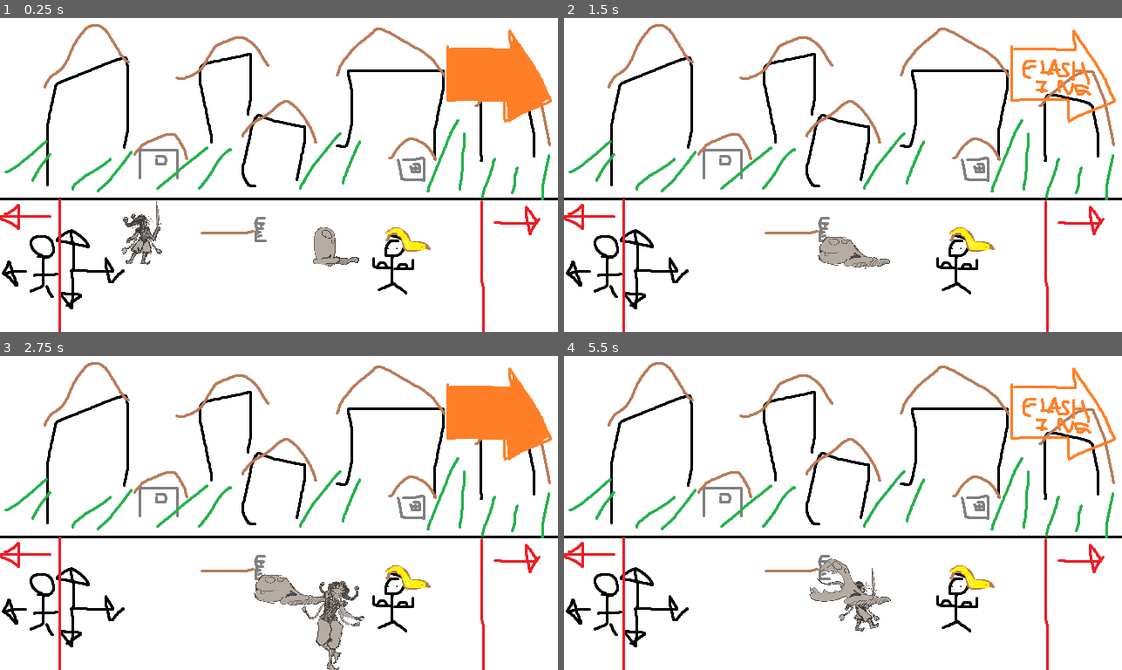
Above: before the commit, frames 1-4 (two rows, left to right).
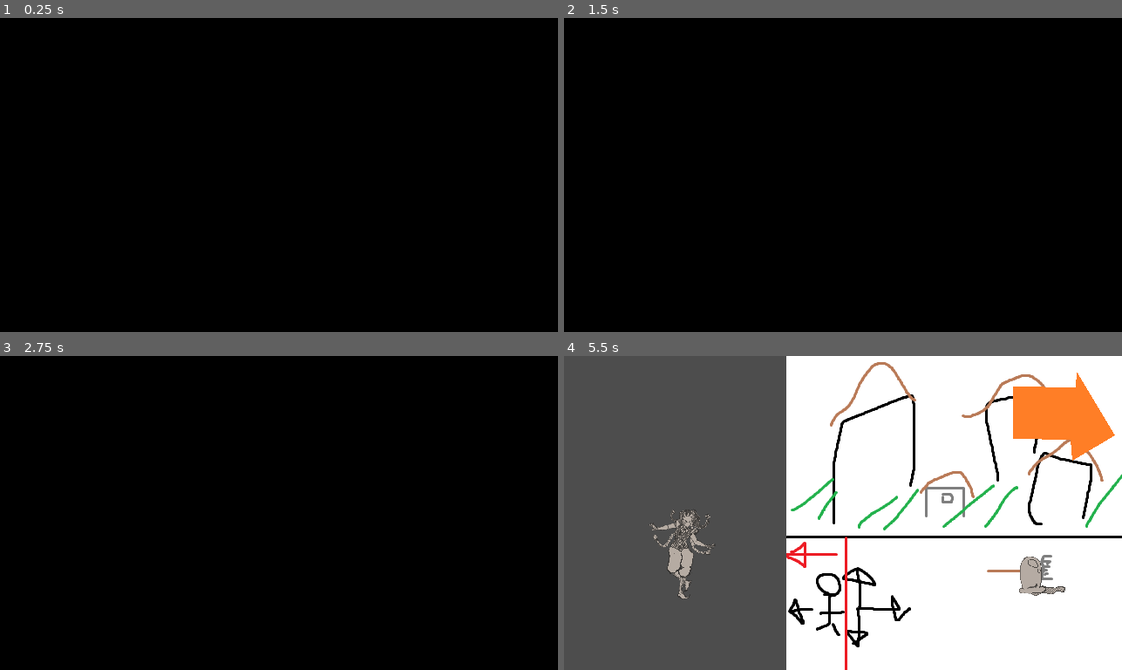
Above: after the commit, the same moments.

Repository: danielday-dev/UOP-GGJ-2024
Game: Godot game, scene res://Scenes/SplashScreen.tscn
Two runs of this game, one before a commit and one after it. Both use one fixed random seed, a clock stepped at 60 frames per second and the inputs below. Before the commit the project starts from res://Scenes/Stage1.tscn.
Inputs:
- Up to frame 1 (0.25 s): no input
- Up to frame 2 (1.5 s): hold D (move_right) 0.53-1.28 s; hold U (attack1) 0.53-1.28 s; hold S (move_down) from 1.28 s (still down); tap I (attack2) at 1.35 s
- Up to frame 3 (2.75 s): release S (move_down) at 2.03 s; hold D (move_right) from 2.03 s (still down); hold K (beans) from 2.03 s (still down)
- Up to frame 4 (5.5 s): release D (move_right) at 2.78 s; release K (beans) at 2.78 s; hold W (move_up) 2.78-3.53 s; tap J (dodge) at 2.85 s; hold U (attack1) 3.53-4.28 s; hold A (move_left) 3.53-5.03 s; tap I (attack2) at 4.35 s; hold S (move_down) from 5.03 s (still down); hold K (beans) from 5.03 s (still down)

The runs differ from the first frame. In frame 1, 97% of the frame differs, in the area x 0-100%, y 0-100%; in frame 2, 97%; in frame 3, 97%; in frame 4, 51%.

Commit message:
Splashscreen added.

Diff:
--- /dev/null
+++ b/Scenes/SplashScreen.tscn
@@ -0,0 +1,261 @@
+[gd_scene load_steps=38 format=3 uid="uid://uwbva82ispry"]
+
+[ext_resource type="Script" path="res://Source/SplashScreen.gd" id="1_ut3g5"]
+[ext_resource type="Texture2D" uid="uid://dfuw5sxvd3qtv" path="res://Resources/SplashScreen.png" id="2_6j36t"]
+
+[sub_resource type="AtlasTexture" id="AtlasTexture_dfruc"]
+atlas = ExtResource("2_6j36t")
+region = Rect2(0, 0, 640, 360)
+
+[sub_resource type="AtlasTexture" id="AtlasTexture_4pw1s"]
+atlas = ExtResource("2_6j36t")
+region = Rect2(640, 0, 640, 360)
+
+[sub_resource type="AtlasTexture" id="AtlasTexture_k7bvw"]
+atlas = ExtResource("2_6j36t")
+region = Rect2(1280, 0, 640, 360)
+
+[sub_resource type="AtlasTexture" id="AtlasTexture_vql75"]
+atlas = ExtResource("2_6j36t")
+region = Rect2(1920, 0, 640, 360)
+
+[sub_resource type="AtlasTexture" id="AtlasTexture_s0c6c"]
+atlas = ExtResource("2_6j36t")
+region = Rect2(2560, 0, 640, 360)
+
+[sub_resource type="AtlasTexture" id="AtlasTexture_h5vii"]
+atlas = ExtResource("2_6j36t")
+region = Rect2(3200, 0, 640, 360)
+
+[sub_resource type="AtlasTexture" id="AtlasTexture_jncnl"]
+atlas = ExtResource("2_6j36t")
+region = Rect2(3840, 0, 640, 360)
+
+[sub_resource type="AtlasTexture" id="AtlasTexture_lpdob"]
+atlas = ExtResource("2_6j36t")
+region = Rect2(4480, 0, 640, 360)
+
+[sub_resource type="AtlasTexture" id="AtlasTexture_8g75b"]
+atlas = ExtResource("2_6j36t")
+region = Rect2(5120, 0, 640, 360)
+
+[sub_resource type="AtlasTexture" id="AtlasTexture_c7c21"]
+atlas = ExtResource("2_6j36t")
+region = Rect2(5760, 0, 640, 360)
+
+[sub_resource type="AtlasTexture" id="AtlasTexture_6xwbi"]
+atlas = ExtResource("2_6j36t")
+region = Rect2(6400, 0, 640, 360)
+
+[sub_resource type="AtlasTexture" id="AtlasTexture_b4tt4"]
+atlas = ExtResource("2_6j36t")
+region = Rect2(7040, 0, 640, 360)
+
+[sub_resource type="AtlasTexture" id="AtlasTexture_nlqvq"]
+atlas = ExtResource("2_6j36t")
+region = Rect2(7680, 0, 640, 360)
+
+[sub_resource type="AtlasTexture" id="AtlasTexture_aljyl"]
+atlas = ExtResource("2_6j36t")
+region = Rect2(8320, 0, 640, 360)
+
+[sub_resource type="AtlasTexture" id="AtlasTexture_hqlty"]
+atlas = ExtResource("2_6j36t")
+region = Rect2(8960, 0, 640, 360)
+
+[sub_resource type="AtlasTexture" id="AtlasTexture_664mj"]
+atlas = ExtResource("2_6j36t")
+region = Rect2(9600, 0, 640, 360)
+
+[sub_resource type="AtlasTexture" id="AtlasTexture_l6g5n"]
+atlas = ExtResource("2_6j36t")
+region = Rect2(10240, 0, 640, 360)
+
+[sub_resource type="AtlasTexture" id="AtlasTexture_jjw7h"]
+atlas = ExtResource("2_6j36t")
+region = Rect2(10880, 0, 640, 360)
+
+[sub_resource type="AtlasTexture" id="AtlasTexture_a3ey7"]
+atlas = ExtResource("2_6j36t")
+region = Rect2(11520, 0, 640, 360)
+
+[sub_resource type="AtlasTexture" id="AtlasTexture_2g8wk"]
+atlas = ExtResource("2_6j36t")
+region = Rect2(12160, 0, 640, 360)
+
+[sub_resource type="AtlasTexture" id="AtlasTexture_4vcej"]
+atlas = ExtResource("2_6j36t")
+region = Rect2(12800, 0, 640, 360)
+
+[sub_resource type="AtlasTexture" id="AtlasTexture_bt1yd"]
+atlas = ExtResource("2_6j36t")
+region = Rect2(13440, 0, 640, 360)
+
+[sub_resource type="AtlasTexture" id="AtlasTexture_ybqqg"]
+atlas = ExtResource("2_6j36t")
+region = Rect2(14080, 0, 640, 360)
+
+[sub_resource type="AtlasTexture" id="AtlasTexture_m8yqv"]
+atlas = ExtResource("2_6j36t")
+region = Rect2(14720, 0, 640, 360)
+
+[sub_resource type="AtlasTexture" id="AtlasTexture_thyux"]
+atlas = ExtResource("2_6j36t")
+region = Rect2(15360, 0, 640, 360)
+
+[sub_resource type="AtlasTexture" id="AtlasTexture_0pmrw"]
+atlas = ExtResource("2_6j36t")
+region = Rect2(16000, 0, 640, 360)
+
+[sub_resource type="AtlasTexture" id="AtlasTexture_dtku2"]
+atlas = ExtResource("2_6j36t")
+region = Rect2(16640, 0, 640, 360)
+
+[sub_resource type="AtlasTexture" id="AtlasTexture_lcoyj"]
+atlas = ExtResource("2_6j36t")
+region = Rect2(17280, 0, 640, 360)
+
+[sub_resource type="AtlasTexture" id="AtlasTexture_sqi60"]
+atlas = ExtResource("2_6j36t")
+region = Rect2(17920, 0, 640, 360)
+
+[sub_resource type="AtlasTexture" id="AtlasTexture_tpkkp"]
+atlas = ExtResource("2_6j36t")
+region = Rect2(18560, 0, 640, 360)
+
+[sub_resource type="AtlasTexture" id="AtlasTexture_3275w"]
+atlas = ExtResource("2_6j36t")
+region = Rect2(19200, 0, 640, 360)
+
+[sub_resource type="AtlasTexture" id="AtlasTexture_nm5ey"]
+atlas = ExtResource("2_6j36t")
+region = Rect2(19840, 0, 640, 360)
+
+[sub_resource type="AtlasTexture" id="AtlasTexture_8ccw3"]
+atlas = ExtResource("2_6j36t")
+region = Rect2(20480, 0, 640, 360)
+
+[sub_resource type="AtlasTexture" id="AtlasTexture_4fc8v"]
+atlas = ExtResource("2_6j36t")
+region = Rect2(21120, 0, 640, 360)
+
+[sub_resource type="SpriteFrames" id="SpriteFrames_08mym"]
+animations = [{
+"frames": [{
+"duration": 1.0,
+"texture": SubResource("AtlasTexture_dfruc")
+}, {
+"duration": 1.0,
+"texture": SubResource("AtlasTexture_4pw1s")
+}, {
+"duration": 1.0,
+"texture": SubResource("AtlasTexture_k7bvw")
+}, {
+"duration": 1.0,
+"texture": SubResource("AtlasTexture_vql75")
+}, {
+"duration": 1.0,
+"texture": SubResource("AtlasTexture_s0c6c")
+}, {
+"duration": 1.0,
+"texture": SubResource("AtlasTexture_h5vii")
+}, {
+"duration": 1.0,
+"texture": SubResource("AtlasTexture_jncnl")
+}, {
+"duration": 1.0,
+"texture": SubResource("AtlasTexture_lpdob")
+}, {
+"duration": 1.0,
+"texture": SubResource("AtlasTexture_8g75b")
+}, {
+"duration": 1.0,
+"texture": SubResource("AtlasTexture_c7c21")
+}, {
+"duration": 1.0,
+"texture": SubResource("AtlasTexture_6xwbi")
+}, {
+"duration": 1.0,
+"texture": SubResource("AtlasTexture_b4tt4")
+}, {
+"duration": 1.0,
+"texture": SubResource("AtlasTexture_nlqvq")
+}, {
+"duration": 1.0,
+"texture": SubResource("AtlasTexture_aljyl")
+}, {
+"duration": 1.0,
+"texture": SubResource("AtlasTexture_hqlty")
+}, {
+"duration": 1.0,
+"texture": SubResource("AtlasTexture_664mj")
+}, {
+"duration": 1.0,
+"texture": SubResource("AtlasTexture_l6g5n")
+}, {
+"duration": 1.0,
+"texture": SubResource("AtlasTexture_jjw7h")
+}, {
+"duration": 1.0,
+"texture": SubResource("AtlasTexture_a3ey7")
+}, {
+"duration": 1.0,
+"texture": SubResource("AtlasTexture_2g8wk")
+}, {
+"duration": 1.0,
+"texture": SubResource("AtlasTexture_4vcej")
+}, {
+"duration": 1.0,
+"texture": SubResource("AtlasTexture_bt1yd")
+}, {
+"duration": 1.0,
+"texture": SubResource("AtlasTexture_ybqqg")
+}, {
+"duration": 1.0,
+"texture": SubResource("AtlasTexture_m8yqv")
+}, {
+"duration": 1.0,
+"texture": SubResource("AtlasTexture_thyux")
+}, {
+"duration": 1.0,
+"texture": SubResource("AtlasTexture_0pmrw")
+}, {
+"duration": 1.0,
+"texture": SubResource("AtlasTexture_dtku2")
+}, {
+"duration": 1.0,
+"texture": SubResource("AtlasTexture_lcoyj")
+}, {
+"duration": 1.0,
+"texture": SubResource("AtlasTexture_sqi60")
+}, {
+"duration": 1.0,
+"texture": SubResource("AtlasTexture_tpkkp")
+}, {
+"duration": 1.0,
+"texture": SubResource("AtlasTexture_3275w")
+}, {
+"duration": 1.0,
+"texture": SubResource("AtlasTexture_nm5ey")
+}, {
+"duration": 1.0,
+"texture": SubResource("AtlasTexture_8ccw3")
+}, {
+"duration": 1.0,
+"texture": SubResource("AtlasTexture_4fc8v")
+}],
+"loop": false,
+"name": &"CucumberMaki",
+"speed": 10.0
+}]
+
+[node name="SplashScreen" type="Node2D"]
+script = ExtResource("1_ut3g5")
+
+[node name="CucumberMaki" type="AnimatedSprite2D" parent="."]
+position = Vector2(320, 180)
+sprite_frames = SubResource("SpriteFrames_08mym")
+animation = &"CucumberMaki"
+autoplay = "CucumberMaki"
+
+[connection signal="animation_finished" from="CucumberMaki" to="." method="animationEnd"]
--- /dev/null
+++ b/Source/SplashScreen.gd
@@ -0,0 +1,4 @@
+extends Node2D
+
+func animationEnd():
+	get_tree().change_scene_to_file("res://Scenes/Stage1.tscn");
--- a/project.godot
+++ b/project.godot
@@ -11,7 +11,7 @@
 [application]
 
 config/name="UOP-GGJ-2024"
-run/main_scene="res://Scenes/Stage1.tscn"
+run/main_scene="res://Scenes/SplashScreen.tscn"
 config/features=PackedStringArray("4.2", "GL Compatibility")
 
 [display]
Binary file added: Prefabs/ani.gif
Binary file added: Resources/SplashScreen.png
Not shown, added: Resources/SplashScreen.png.import
